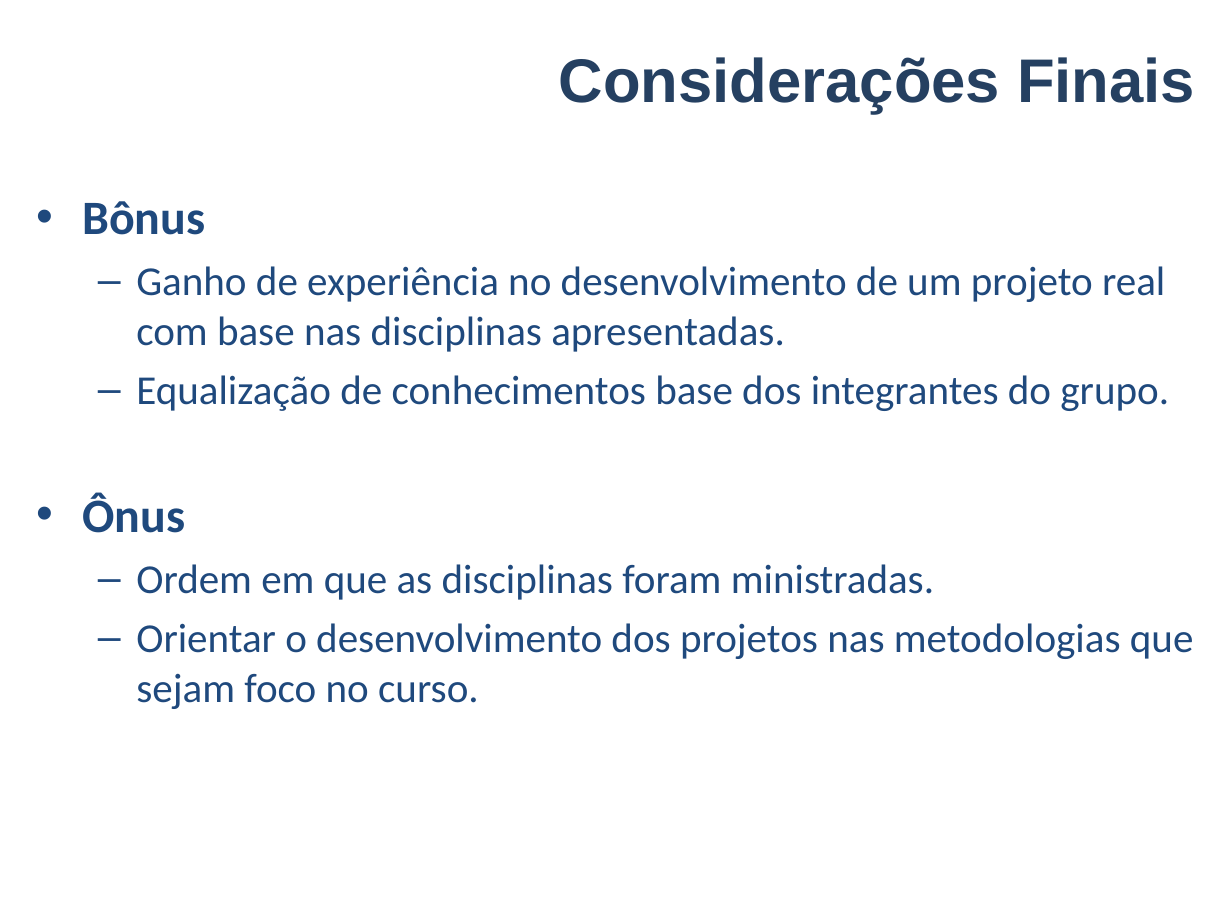
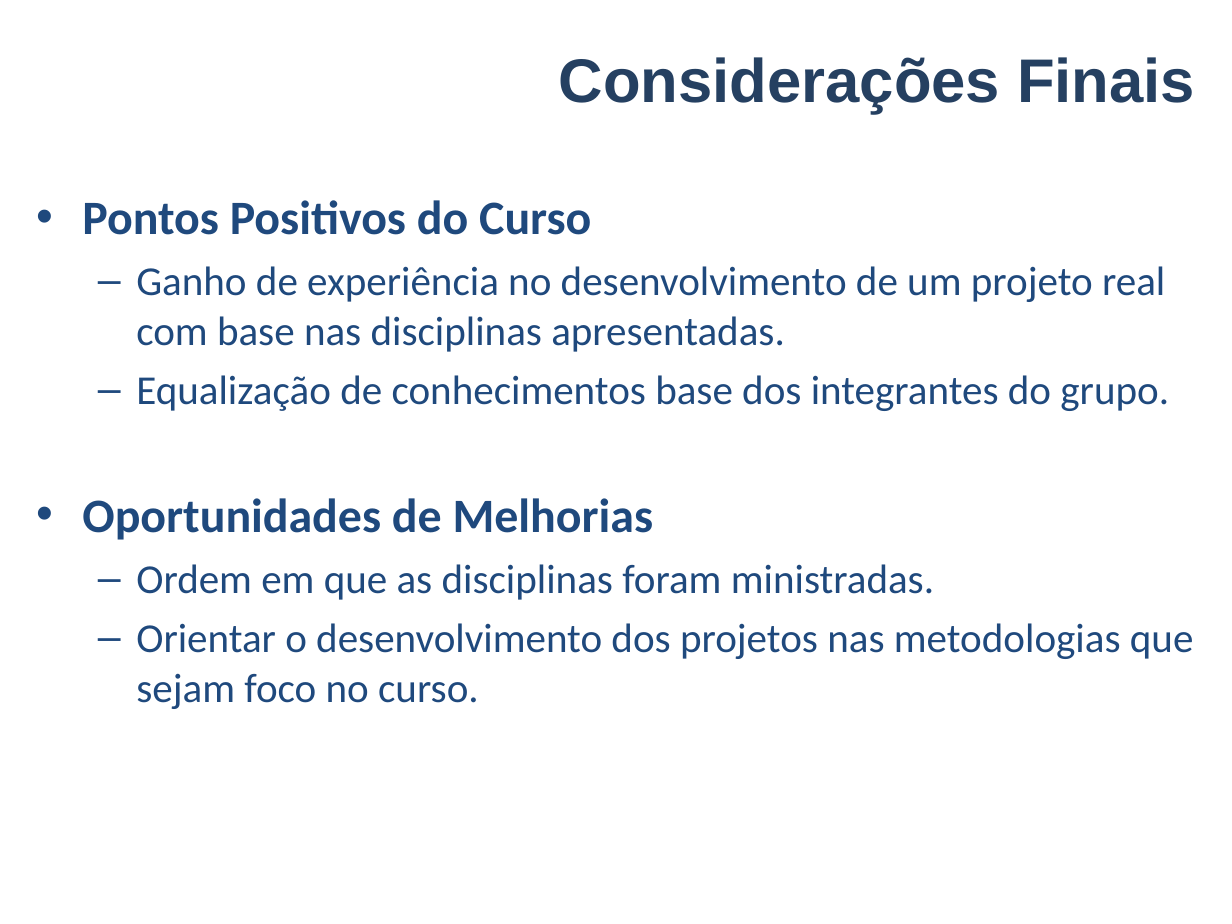
Before and after one commit to VagnerAlcantara/TCC, a slide deck: slide 11 of AnteProjeto/Apresentacao do Anteprojeto.ppt. Drawn at 1232x924 pixels with LibreOffice and Linux fonts; fonts in the diff are those of the drawing; background and template pictures are left out. Boxes give left, top, right and bottom in pixels: in the first picture for what was removed or moved away, otherwise in the second. Text is boxed around its words. In the diff, an @@ line names an element or a change of style, - is before the commit and + after.

Commit message:
Atualização slide consideracoes finais

```diff
--- a/AnteProjeto/Apresentacao do Anteprojeto.ppt
+++ b/AnteProjeto/Apresentacao do Anteprojeto.ppt
@@ text at bbox=[82, 200, 591, 235]: text changed @@
-• Bônus
+• Pontos Positivos do Curso
@@ text at bbox=[82, 498, 654, 540]: text changed @@
-• Ônus
+• Oportunidades de Melhorias
```
